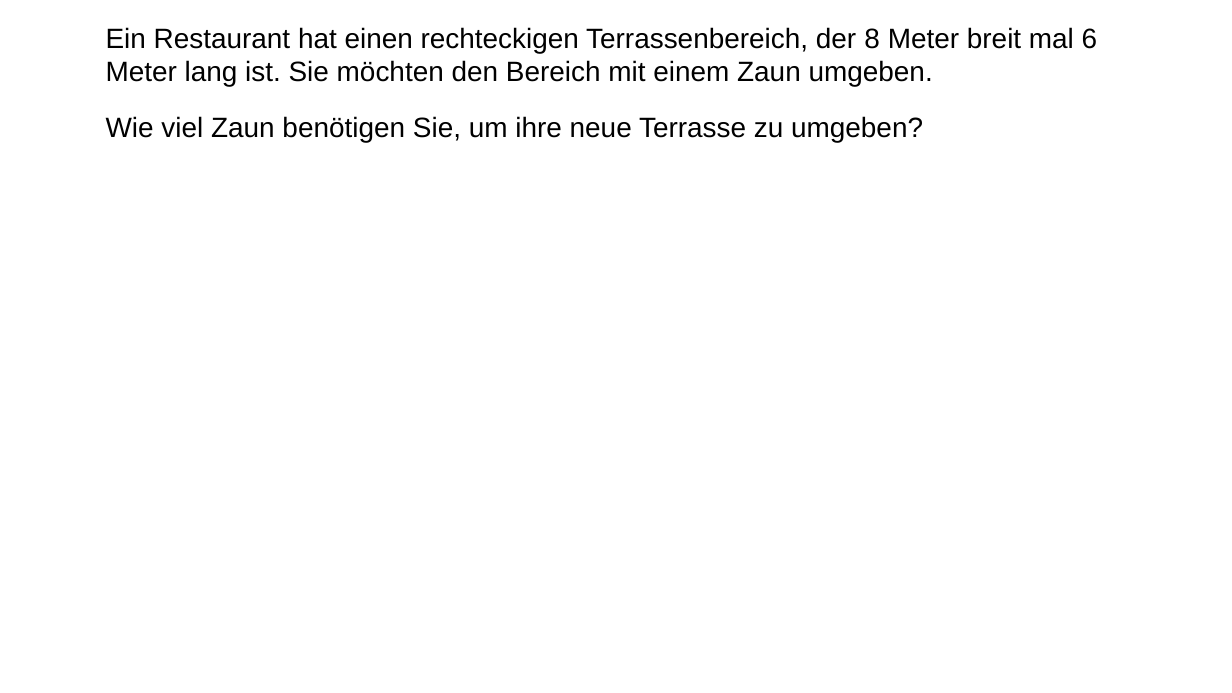
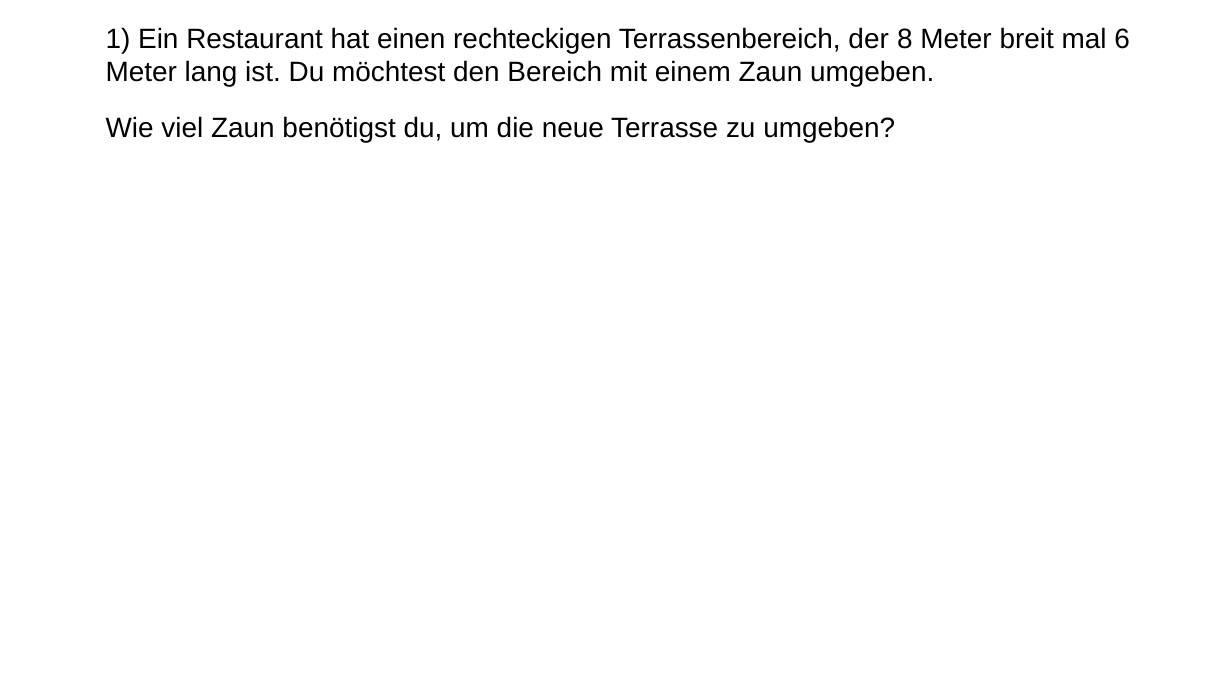
Before and after one commit to bearums/teaching, a slide deck: slide 2 of B5/Mathe/2024/D12/Messen_in_Gelände/Sachaufgaben.odp. Drawn at 1232x693 pixels with LibreOffice and Linux fonts; fonts in the diff are those of the drawing. Boxes give left, top, right and bottom in pixels: in the first picture for what was removed or moved away, otherwise in the second. Text is boxed around its words. In the diff, an @@ line names an element or a change of style, - is before the commit and + after.

```diff
--- a/B5/Mathe/2024/D12/Messen_in_Gelände/Sachaufgaben.odp
+++ b/B5/Mathe/2024/D12/Messen_in_Gelände/Sachaufgaben.odp
@@ text at (x1=106, y1=27, x2=1130, y2=142): text changed @@
-Ein Restaurant hat einen rechteckigen Terrassenbereich, der ‍8 Meter breit mal 6 Meter lang ist. Sie möchten den Bereich mit einem Zaun umgeben.
-Wie viel Zaun benötigen Sie, um ihre neue Terrasse zu umgeben?
+1) Ein Restaurant hat einen rechteckigen Terrassenbereich, der ‍8 Meter breit mal 6 Meter lang ist. Du möchtest den Bereich mit einem Zaun umgeben.
+Wie viel Zaun benötigst du, um die neue Terrasse zu umgeben?
```
Also in this commit, not shown: 3 other slides changed, 1 slide added, 1 slide removed, 10 other files.
